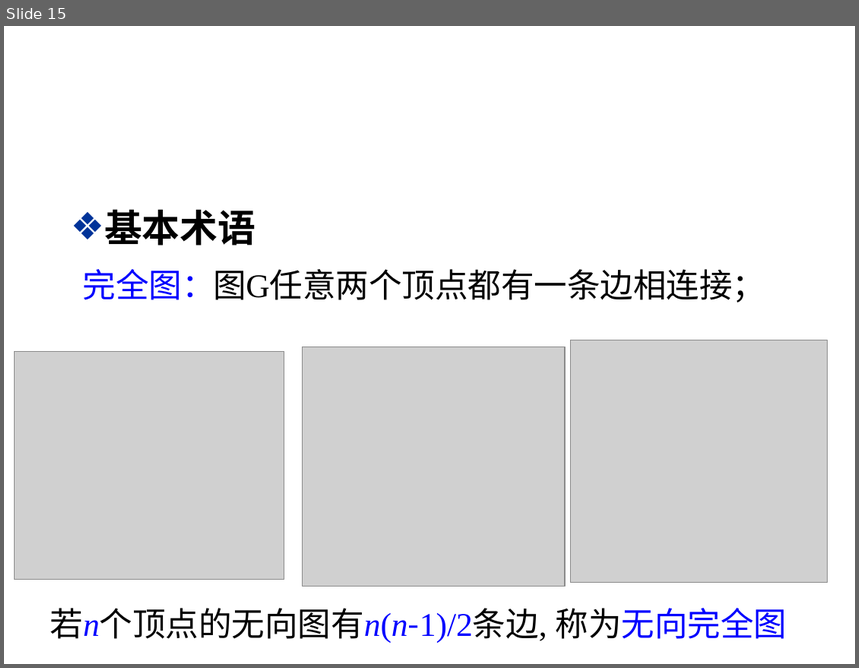
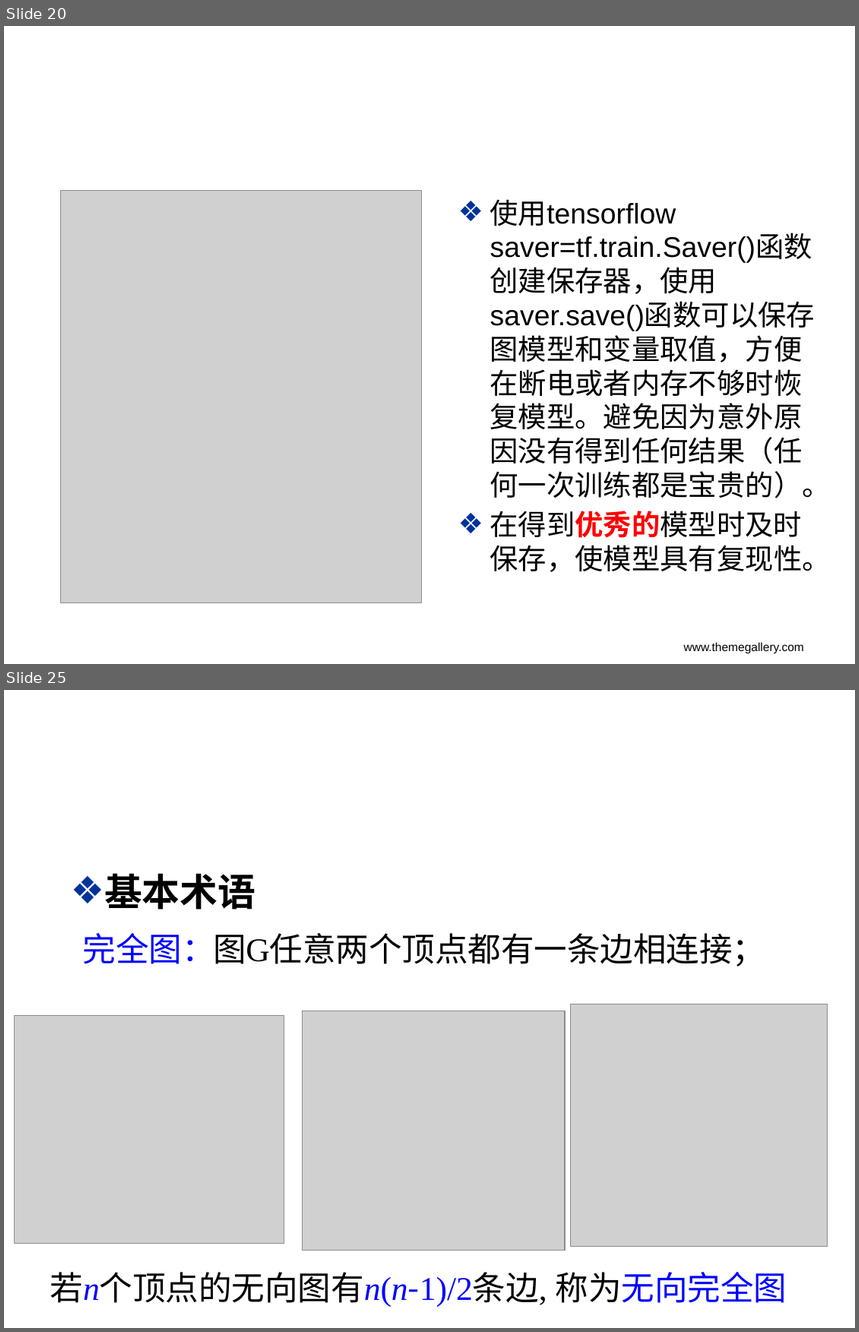
Before and after one commit to Asurada2015/Test, a slide deck: Prediction based on convolutional neural network/worklog/Deeplearning tricks.pptx. Shown one above the other, each under a label of ours: slide 15 before the commit, slides 20 and 25 after it; the slides between them are not shown. The pictures are 859x668 and 859x1332 pixels, drawn with LibreOffice and Linux fonts; fonts in the diff are those of the drawing; grey boxes stand for pictures; background and template pictures are left out. Boxes give left, top, right and bottom in pixels: in the first picture for what was removed or moved away, otherwise in the second. Text is boxed around its words. In the diff, an @@ line names an element or a change of style, - is before the commit and + after.

```diff
--- a/Prediction based on convolutional neural network/worklog/Deeplearning tricks.pptx
+++ b/Prediction based on convolutional neural network/worklog/Deeplearning tricks.pptx
@@ slide 20 added at <box>4,26,855,664</box>, background picture (left out) @@
@@ picture added at <box>61,191,422,603</box> @@
@@ text added at <box>490,199,831,572</box>, 24 pt, text #000000 @@
+❖ 使用tensorflow saver=tf.train.Saver()函数创建保存器，使用saver.save()函数可以保存图模型和变量取值，方便在断电或者内存不够时恢复模型。避免因为意外原因没有得到任何结果（任何一次训练都是宝贵的）。
+❖ 在得到优秀的模型时及时保存，使模型具有复现性。
@@ title added at <box>490,331,831,572</box>, 32 pt, text #FFFFFF, bold @@
+模型保持化
@@ text added at <box>684,642,804,655</box>, 10 pt, text #000000 @@
+www.themegallery.com
@@ what was slide 15 is now slide 25 @@
```
Also in this commit, not shown: 1 slide changed, 9 other slides added, 1 other file.
